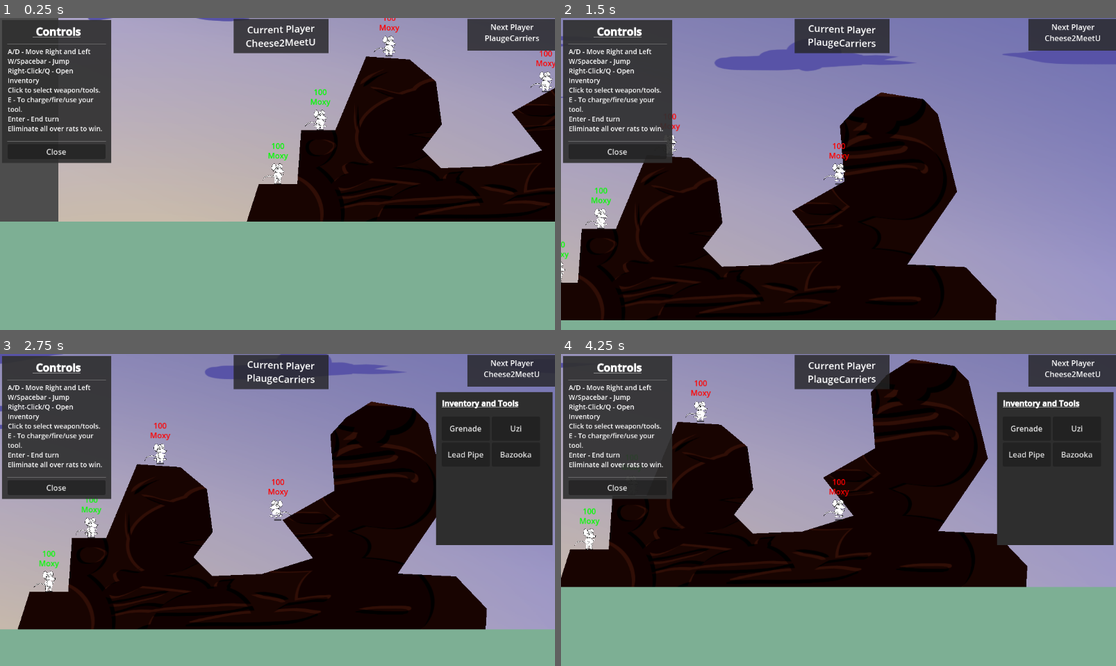
Above: before the commit, frames 1-4 (two rows, left to right).
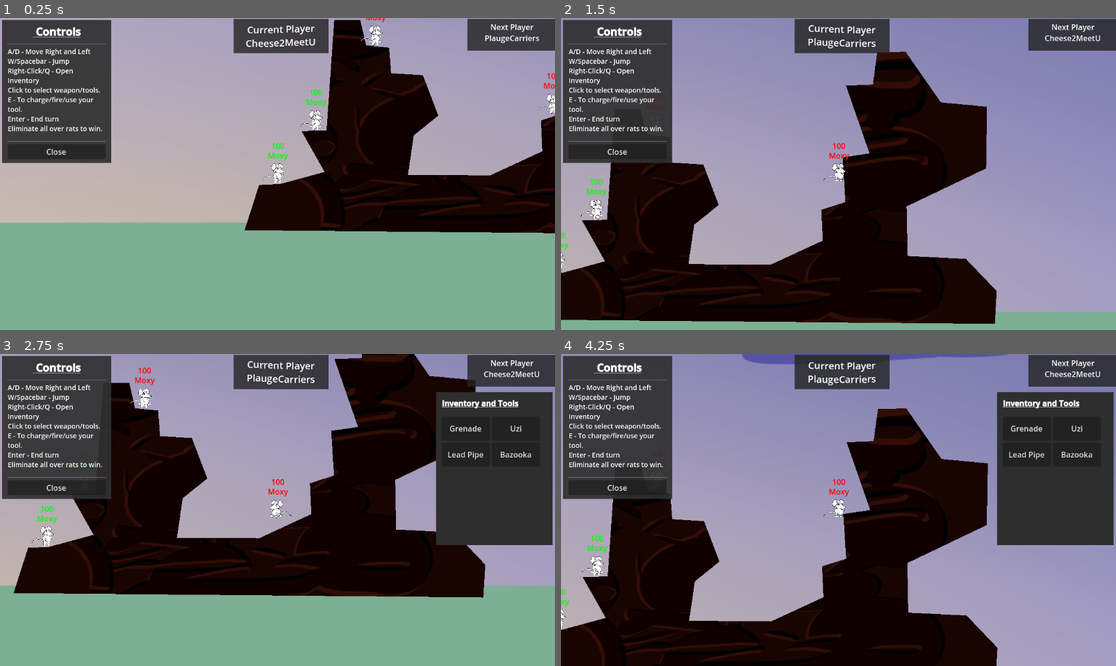
Above: after the commit, the same moments.

Repository: malceore/LD56
Game: Godot game, scene res://scenes/battle_ground/battle_ground.tscn
Same seed, same stepped clock (60 frames per second), same inputs: the game is played once before the commit and once after it.
Inputs (mouse positions are in pixels of both pictures, inside the frame that each line leads up to):
- Up to frame 1 (0.25 s): no input
- Up to frame 2 (1.5 s): tap Enter (Skip_Turn) at 0.5 s; move the mouse to (960, 158) at 0.52 s; hold E (Shoot) 0.53-1.28 s; hold D (Move_Right) from 0.53 s (still down); click (960, 158) at 0.67 s; tap Space (Jump) at 0.77 s; move the mouse to (727, 189) at 1.27 s; tap E (Shoot) at 1.35 s; click (727, 189) at 1.42 s
- Up to frame 3 (2.75 s): tap Space (Jump) at 1.52 s; move the mouse to (333, 441) at 2.02 s; release D (Move_Right) at 2.03 s; hold A (Move_Left) from 2.03 s (still down); hold E (Shoot) from 2.03 s (still down); tap Q at 2.1 s; click (333, 441) at 2.17 s
- Up to frame 4 (4.25 s): move the mouse to (810, 572) at 2.77 s; release A (Move_Left) at 2.78 s; release E (Shoot) at 2.78 s; hold D (Move_Right) from 2.78 s (still down); tap E (Shoot) at 2.85 s; click (810, 572) at 2.92 s; tap Space (Jump) at 3.02, 3.77 s; move the mouse to (1005, 556) at 3.52 s; hold E (Shoot) from 3.53 s (still down); click (1005, 556) at 3.67 s

The runs differ from the first frame. In frame 1, 9.5% of the frame differs, in the area x 0-100%, y 0-70%; in frame 2, 14%; in frame 3, 29%; in frame 4, 46%, in the area x 0-100%, y 0-100%.

Commit message:
fixing up weapons, adding weapon sprites.

Diff:
--- a/classes/weapon.gd
+++ b/classes/weapon.gd
@@ -1,7 +1,8 @@
 class_name Weapon extends RigidBody2D
 
-const speed_ramp = 250
-const max_ammo = 10
+var speed_ramp = 250
+var max_ammo = 10
+var debug = true
 var speed = 10000
 var damage = 10
 var weapon_name = "Weapon"
--- a/scenes/battle_ground/battle_ground.tscn
+++ b/scenes/battle_ground/battle_ground.tscn
@@ -15,25 +15,25 @@
 [node name="SpawnPoints" type="Node2D" parent="."]
 
 [node name="Spawn1" type="Node2D" parent="SpawnPoints"]
-position = Vector2(289, 427)
+position = Vector2(279, 426)
 
 [node name="Spawn2" type="Node2D" parent="SpawnPoints"]
 position = Vector2(201, 541)
 
 [node name="Spawn3" type="Node2D" parent="SpawnPoints"]
-position = Vector2(432, 273)
+position = Vector2(403, 250)
 
 [node name="Spawn4" type="Node2D" parent="SpawnPoints"]
-position = Vector2(757, 347)
+position = Vector2(772, 392)
 
 [node name="Spawn5" type="Node2D" parent="SpawnPoints"]
-position = Vector2(1022, 506)
+position = Vector2(998, 510)
 
 [node name="Spawn6" type="Node2D" parent="SpawnPoints"]
-position = Vector2(577, 507)
+position = Vector2(535, 518)
 
 [node name="Spawn7" type="Node2D" parent="SpawnPoints"]
-position = Vector2(899, 153)
+position = Vector2(890, 72)
 
 [node name="Camera2D" type="Camera2D" parent="."]
 position = Vector2(574, 322)
--- a/scenes/character/character.gd
+++ b/scenes/character/character.gd
@@ -8,7 +8,7 @@
 @onready var sprite_body = $Sprite.get_node("Body")
 
 const SPEED = 150.0
-const JUMP_VELOCITY = -200.0
+const JUMP_VELOCITY = -400.0
 const labelBoilerplate = "[center]"
 var gravity = ProjectSettings.get_setting("physics/2d/default_gravity")
 var active_weapon = null
--- a/scenes/character/character.tscn
+++ b/scenes/character/character.tscn
@@ -7,9 +7,12 @@
 height = 42.0
 
 [node name="Character" type="CharacterBody2D"]
+floor_max_angle = 1.32994
+floor_snap_length = 6.0
 script = ExtResource("1_cqf68")
 
-[node name="ColorRect" type="ColorRect" parent="."]
+[node name="Shadow" type="ColorRect" parent="."]
+visible = false
 offset_left = -7.0
 offset_top = 19.0
 offset_right = 8.0
--- a/scenes/terrian/terrian.tscn
+++ b/scenes/terrian/terrian.tscn
@@ -11,23 +11,11 @@
 script = ExtResource("1_ret17")
 
 [node name="Background" type="Sprite2D" parent="."]
-position = Vector2(569, 345.5)
-scale = Vector2(1.60742, 0.90918)
+position = Vector2(638, 305.751)
+scale = Vector2(2.12305, 1.20082)
 texture = ExtResource("3_x8mn1")
 hframes = 2
 vframes = 2
-
-[node name="StaticBody2D" type="StaticBody2D" parent="."]
-collision_layer = 3
-collision_mask = 3
-
-[node name="Polygon2D2" type="CollisionPolygon2D" parent="StaticBody2D"]
-polygon = PackedVector2Array(132, 654, 162, 560, 242, 560, 250, 448, 321, 448, 385, 295, 475, 301, 530, 347, 542, 436, 502, 488, 541, 527, 644, 523, 750, 490, 687, 411, 795, 350, 786, 234, 819, 198, 871, 165, 959, 179, 989, 210, 1029, 371, 926, 522, 1047, 528, 1111, 595, 1107, 663)
-
-[node name="Polygon2D" type="Polygon2D" parent="."]
-color = Color(0.342008, 0.204449, 0.0826466, 1)
-texture = ExtResource("2_oyrif")
-polygon = PackedVector2Array(132, 654, 162, 560, 242, 560, 250, 448, 321, 448, 385, 295, 475, 301, 530, 347, 542, 436, 502, 488, 541, 527, 644, 523, 750, 490, 687, 411, 795, 350, 786, 234, 819, 198, 871, 165, 959, 179, 989, 210, 1029, 371, 926, 522, 1047, 528, 1111, 595, 1107, 663)
 
 [node name="Water" type="Area2D" parent="."]
 
@@ -42,4 +30,16 @@
 position = Vector2(641, 693)
 shape = SubResource("RectangleShape2D_fuk8r")
 
+[node name="StaticBody2D" type="StaticBody2D" parent="."]
+collision_layer = 3
+collision_mask = 3
+
+[node name="Polygon2D" type="CollisionPolygon2D" parent="StaticBody2D"]
+polygon = PackedVector2Array(132, 654, 162, 560, 206, 558, 298, 533, 250, 448, 302, 447, 318, 217, 372, 217, 384, 270, 432, 275, 436, 328, 502, 332, 534, 416, 483, 457, 471, 539, 642, 540, 750, 490, 747, 426, 797, 410, 791.194, 317.099, 847, 309, 798, 168, 854, 166, 863, 99, 922, 98, 995, 203, 1091, 212, 1089, 340, 924, 419, 926, 522, 1047, 528, 1111, 595, 1107, 663)
+
+[node name="Polygon2D" type="Polygon2D" parent="."]
+color = Color(0.342008, 0.204449, 0.0826466, 1)
+texture = ExtResource("2_oyrif")
+polygon = PackedVector2Array(132, 654, 162, 560, 206, 558, 298, 533, 250, 448, 302, 447, 318, 217, 372, 217, 384, 270, 432, 275, 436, 328, 502, 332, 534, 416, 483, 457, 471, 539, 642, 540, 750, 490, 747, 426, 797, 410, 791.194, 317.099, 847, 309, 798, 168, 854, 166, 863, 99, 922, 98, 995, 203, 1091, 212, 1089, 340, 924, 419, 926, 522, 1047, 528, 1111, 595, 1107, 663)
+
 [connection signal="body_entered" from="Water" to="." method="_on_water_body_entered"]
--- a/scenes/weapons/bazooka/bazooka.gd
+++ b/scenes/weapons/bazooka/bazooka.gd
@@ -1,9 +1,10 @@
 extends Weapon
 
+var projectile = preload("res://scenes/weapons/missle/missle.tscn")
 
 func _ready():
-	damage = 25
-	speed = 25000
+	speed_ramp = 250
+	speed = 20000
 	weapon_name = "Bazooka"
 
 
@@ -11,7 +12,7 @@
 	if !fired:
 		look_at(get_global_mouse_position())
 	if Input.is_action_pressed("Shoot"):
-		if hold_time < 2.0:
+		if hold_time < 3.0:
 			speed += speed_ramp
 		hold_time += delta
 	elif Input.is_action_just_released("Shoot"):
@@ -19,20 +20,12 @@
 
 
 func fire():
+	if debug:
+		print_debug("firing " + str(speed) + "  Rotation:" + str((get_global_mouse_position() - global_position).normalized()))
 	fired = true
 	current_ammo -= 1
-	apply_central_force(speed * (get_global_mouse_position() - global_position).normalized())
-	$EOLTimer.start()
-
-
-func _on_eol_timer_timeout():
-	queue_free()
-
-
-func _on_body_entered(body:Node):
-	print_debug("BOOOOM!")
-	var bodies_in_blast_radius = $BlastRadius.get_overlapping_bodies()
-	for affected_body in bodies_in_blast_radius:
-		if affected_body.has_method("take_damage"):
-			affected_body.take_damage(damage)
-	queue_free()
+	var projectile_instance = projectile.instantiate()
+	projectile_instance.global_position = global_position
+	projectile_instance.rotation = (get_global_mouse_position() - global_position).normalized().angle()
+	get_tree().get_root().add_child(projectile_instance)
+	projectile_instance.apply_central_force(speed * (get_global_mouse_position() - global_position).normalized())
--- a/scenes/weapons/bazooka/bazooka.tscn
+++ b/scenes/weapons/bazooka/bazooka.tscn
@@ -1,58 +1,31 @@
-[gd_scene load_steps=5 format=3 uid="uid://cdrg51rept07c"]
+[gd_scene load_steps=4 format=3 uid="uid://cdrg51rept07c"]
 
 [ext_resource type="Script" path="res://scenes/weapons/bazooka/bazooka.gd" id="1_g8ol2"]
+[ext_resource type="Texture2D" uid="uid://bgbtllxkc6bra" path="res://scenes/weapons/weapons.png" id="2_2ggju"]
 
 [sub_resource type="CapsuleShape2D" id="CapsuleShape2D_pllf0"]
+radius = 4.99807
 height = 42.0
 
-[sub_resource type="Gradient" id="Gradient_k4kb7"]
-colors = PackedColorArray(0.00677214, 0.252135, 0.399814, 1, 1, 0.333333, 1, 1)
-
-[sub_resource type="GradientTexture2D" id="GradientTexture2D_duowp"]
-gradient = SubResource("Gradient_k4kb7")
-
 [node name="Bazooka" type="RigidBody2D"]
-collision_layer = 2
-collision_mask = 2
+collision_layer = 0
+collision_mask = 0
 mass = 0.5
 gravity_scale = 0.5
 center_of_mass_mode = 1
 center_of_mass = Vector2(1.01, 0)
-max_contacts_reported = 1
-contact_monitor = true
+freeze = true
 angular_damp = 1.0
 script = ExtResource("1_g8ol2")
-
-[node name="BlastRadius" type="Area2D" parent="."]
-
-[node name="CollisionPolygon2D" type="CollisionPolygon2D" parent="BlastRadius"]
-position = Vector2(-0.356342, 1.19422)
-scale = Vector2(0.712687, 0.694237)
-polygon = PackedVector2Array(-71, -148, -140, -89, -167, 2, -149, 80, -89, 142, 2, 166, 90, 139, 143, 85, 168, -1, 142, -87, 93, -139, 2, -168)
 
 [node name="CollisionShape2D" type="CollisionShape2D" parent="."]
 rotation = 1.57272
 shape = SubResource("CapsuleShape2D_pllf0")
 
-[node name="TextureRect" type="TextureRect" parent="."]
-anchors_preset = 8
-anchor_left = 0.5
-anchor_top = 0.5
-anchor_right = 0.5
-anchor_bottom = 0.5
-offset_left = -21.0
-offset_top = -11.5
-offset_right = 21.0
-offset_bottom = 11.5
-grow_horizontal = 2
-grow_vertical = 2
+[node name="Polygon2D" type="Polygon2D" parent="."]
+position = Vector2(-87, -10)
 rotation = -0.00287271
-size_flags_horizontal = 4
-texture = SubResource("GradientTexture2D_duowp")
-expand_mode = 1
-
-[node name="EOLTimer" type="Timer" parent="."]
-wait_time = 30.0
-
-[connection signal="body_entered" from="." to="." method="_on_body_entered"]
-[connection signal="timeout" from="EOLTimer" to="." method="_on_eol_timer_timeout"]
+scale = Vector2(0.118029, 0.0767399)
+texture = ExtResource("2_2ggju")
+polygon = PackedVector2Array(530.435, 20.8696, 959.42, 15.0725, 955.073, 233.913, 520.29, 242.609)
+uv = PackedVector2Array(530.435, 20.8696, 959.42, 15.0725, 955.073, 233.913, 520.29, 242.609)
--- a/scenes/weapons/grenade/grenade.gd
+++ b/scenes/weapons/grenade/grenade.gd
@@ -1,4 +1,7 @@
 extends Weapon
+
+
+var projectile = preload("res://scenes/weapons/grenade/grenade.tscn")
 
 
 func _ready():
@@ -26,8 +29,17 @@
 	queue_free()
 
 
+func die():
+	queue_free()
+
+
 func fire():
 	fired = true
 	current_ammo -= 1
-	apply_central_force(speed * (get_global_mouse_position() - global_position).normalized())
-	$Timer.start()
+	var projectile_instance = projectile.instantiate()
+	projectile_instance.global_position = global_position
+	projectile_instance.rotation = (get_global_mouse_position() - global_position).normalized().angle()
+	get_tree().get_root().add_child(projectile_instance)
+	projectile_instance.apply_central_force(speed * (get_global_mouse_position() - global_position).normalized())
+	projectile_instance.get_node("Timer").start()
+	queue_free()
--- a/scenes/weapons/grenade/grenade.tscn
+++ b/scenes/weapons/grenade/grenade.tscn
@@ -1,6 +1,7 @@
-[gd_scene load_steps=6 format=3 uid="uid://cmk837rp0fruq"]
+[gd_scene load_steps=5 format=3 uid="uid://cmk837rp0fruq"]
 
 [ext_resource type="Script" path="res://scenes/weapons/grenade/grenade.gd" id="1_rq3rb"]
+[ext_resource type="Texture2D" uid="uid://bgbtllxkc6bra" path="res://scenes/weapons/weapons.png" id="2_gsbi2"]
 
 [sub_resource type="PhysicsMaterial" id="PhysicsMaterial_a5i2u"]
 rough = true
@@ -9,15 +10,10 @@
 [sub_resource type="CircleShape2D" id="CircleShape2D_2unx6"]
 radius = 12.0
 
-[sub_resource type="Gradient" id="Gradient_bwito"]
-
-[sub_resource type="GradientTexture2D" id="GradientTexture2D_3826r"]
-gradient = SubResource("Gradient_bwito")
-
 [node name="Grenade" type="RigidBody2D"]
 collision_layer = 2
 collision_mask = 2
-mass = 0.35
+mass = 0.5
 physics_material_override = SubResource("PhysicsMaterial_a5i2u")
 gravity_scale = 0.5
 script = ExtResource("1_rq3rb")
@@ -30,13 +26,12 @@
 [node name="CollisionShape2D" type="CollisionShape2D" parent="."]
 shape = SubResource("CircleShape2D_2unx6")
 
-[node name="TextureRect" type="TextureRect" parent="."]
-offset_left = -12.0
-offset_top = -10.0
-offset_right = 11.0
-offset_bottom = 13.0
-texture = SubResource("GradientTexture2D_3826r")
-expand_mode = 1
+[node name="Polygon2D" type="Polygon2D" parent="."]
+position = Vector2(-52, -18)
+scale = Vector2(0.137245, 0.137245)
+texture = ExtResource("2_gsbi2")
+polygon = PackedVector2Array(301.852, 187.901, 312.963, 90.3704, 388.889, 14.4444, 462.346, 72.4691, 462.346, 160.741, 395.679, 223.704, 343.827, 235.432)
+uv = PackedVector2Array(301.852, 187.901, 312.963, 90.3704, 388.889, 14.4444, 462.346, 72.4691, 462.346, 160.741, 395.679, 223.704, 343.827, 235.432)
 
 [node name="Timer" type="Timer" parent="."]
 wait_time = 5.0
--- /dev/null
+++ b/scenes/weapons/missle/missle.gd
@@ -0,0 +1,24 @@
+extends RigidBody2D
+
+var damage = 25
+
+
+func fire():
+	$EOLTimer.start()
+
+
+func die():
+	queue_free()
+
+
+func _on_body_entered(body:Node):
+	print_debug("BOOOOM!")
+	var bodies_in_blast_radius = $BlastRadius.get_overlapping_bodies()
+	for affected_body in bodies_in_blast_radius:
+		if affected_body.has_method("take_damage"):
+			affected_body.take_damage(damage)
+	die()
+
+
+func _on_eol_timer_timeout():
+	die()
--- /dev/null
+++ b/scenes/weapons/missle/missle.tscn
@@ -0,0 +1,42 @@
+[gd_scene load_steps=4 format=3 uid="uid://c4pbdlghy5533"]
+
+[ext_resource type="Script" path="res://scenes/weapons/missle/missle.gd" id="1_2e318"]
+[ext_resource type="Texture2D" uid="uid://bgbtllxkc6bra" path="res://scenes/weapons/weapons.png" id="1_3p2n5"]
+
+[sub_resource type="CapsuleShape2D" id="CapsuleShape2D_48r2m"]
+radius = 3.99999
+height = 33.9999
+
+[node name="Missle" type="RigidBody2D"]
+collision_layer = 2
+collision_mask = 2
+mass = 0.5
+gravity_scale = 0.5
+max_contacts_reported = 1
+contact_monitor = true
+script = ExtResource("1_2e318")
+
+[node name="CollisionShape2D" type="CollisionShape2D" parent="."]
+position = Vector2(-5, 0)
+rotation = 1.57272
+shape = SubResource("CapsuleShape2D_48r2m")
+
+[node name="Polygon2D" type="Polygon2D" parent="."]
+position = Vector2(-66, -21)
+scale = Vector2(0.077542, 0.0549516)
+texture = ExtResource("1_3p2n5")
+polygon = PackedVector2Array(565.217, 322.319, 700, 360, 847.826, 293.333, 1018.84, 384.638, 863.768, 462.899, 698.551, 417.971, 556.522, 442.609)
+uv = PackedVector2Array(565.217, 322.319, 700, 360, 847.826, 293.333, 1018.84, 384.638, 863.768, 462.899, 698.551, 417.971, 556.522, 442.609)
+
+[node name="BlastRadius" type="Area2D" parent="."]
+
+[node name="CollisionPolygon2D" type="CollisionPolygon2D" parent="BlastRadius"]
+position = Vector2(-0.356342, 1.19422)
+scale = Vector2(0.712687, 0.694237)
+polygon = PackedVector2Array(-71, -148, -140, -89, -167, 2, -149, 80, -89, 142, 2, 166, 90, 139, 143, 85, 168, -1, 142, -87, 93, -139, 2, -168)
+
+[node name="EOLTimer" type="Timer" parent="."]
+wait_time = 30.0
+
+[connection signal="body_entered" from="." to="." method="_on_body_entered"]
+[connection signal="timeout" from="EOLTimer" to="." method="_on_eol_timer_timeout"]
Binary file removed: scenes/inventory/weapons.png
Binary file added: scenes/weapons/weapons.png
Not shown, added: scenes/weapons/weapons.png.import
Not shown, added: scenes/weapons/weapons.png.1~
